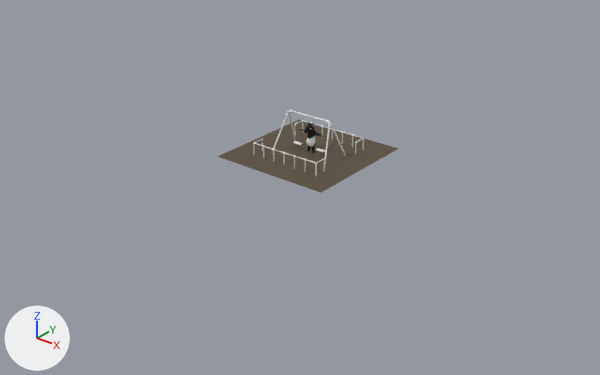
Two versions of the Blender file Swing/Baku.blend, one commit apart.
The view is the same before and after, from a 50 mm lens placed at (72.8, -93.3, 51.3), pointed at (1.1, -3.6, -4.3). Every picture has the same lights, and +X, +Y and +Z are marked at lower left.

The first picture shows 'Ground', 'Swing'.
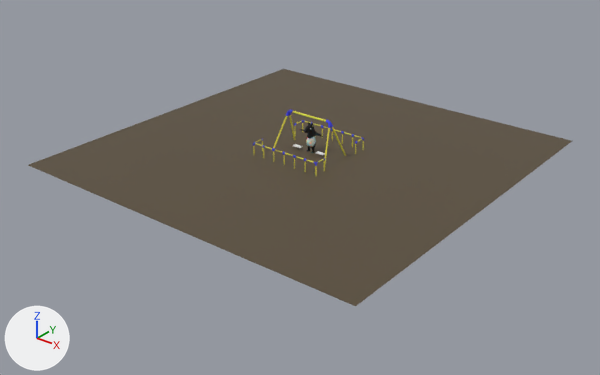
Boxes (x1, y1, x2, y2) around the edits, measured in the pictures (600 x 375 px):
'Ground', rescaled (199% wider, 226% taller): before (217, 120, 398, 192); after (28, 69, 572, 306)
part 1 of me_plane_007, recoloured (grey to yellow): (273, 111, 346, 167) in both
part 2 of me_plane_007, recoloured: (286, 110, 333, 128) in both

Patch to the scene script:
```diff
--- a/Swing/Baku.blend.py
+++ b/Swing/Baku.blend.py
@@ mat_fence @@
+mat_fence = principled_material('fence')
+mat_fence.base_color = (0.8, 0.728, 0.0563)  # yellow #e7de43
@@ mat_fencecover @@
+mat_fencecover = principled_material('fenceCover')
+mat_fencecover.base_color = (0.0434, 0.0479, 0.8)  # blue #3b3ee7
@@ me_plane_007 @@
 me_plane_007.from_pydata(...)  # 336 vertices, 338 faces; spans x -5.19..0.0, y -2.85..2.84, z -6.01..0.21
 # used by ob_swing; location = (0.0, 0.0, 6.0)
+# me_plane_007 part 1: 254 of the faces centred in x -5.14..0.0, y -2.79..2.78, z -6.01..0.14 switch from no material to mat_fence (yellow #e7de43)
+# me_plane_007 part 2: 84 of the faces centred in x -4.28..-3.32, y -0.51..0.51, z -0.84..0.21 switch from no material to mat_fencecover (blue #3b3ee7)
@@ ob_ground @@
 ob_ground.location = (0.0, 0.0, 0.0)
-ob_ground.scale = (10.0, 10.0, 10.0)
+ob_ground.scale = (30.0, 30.0, 30.0)
```
